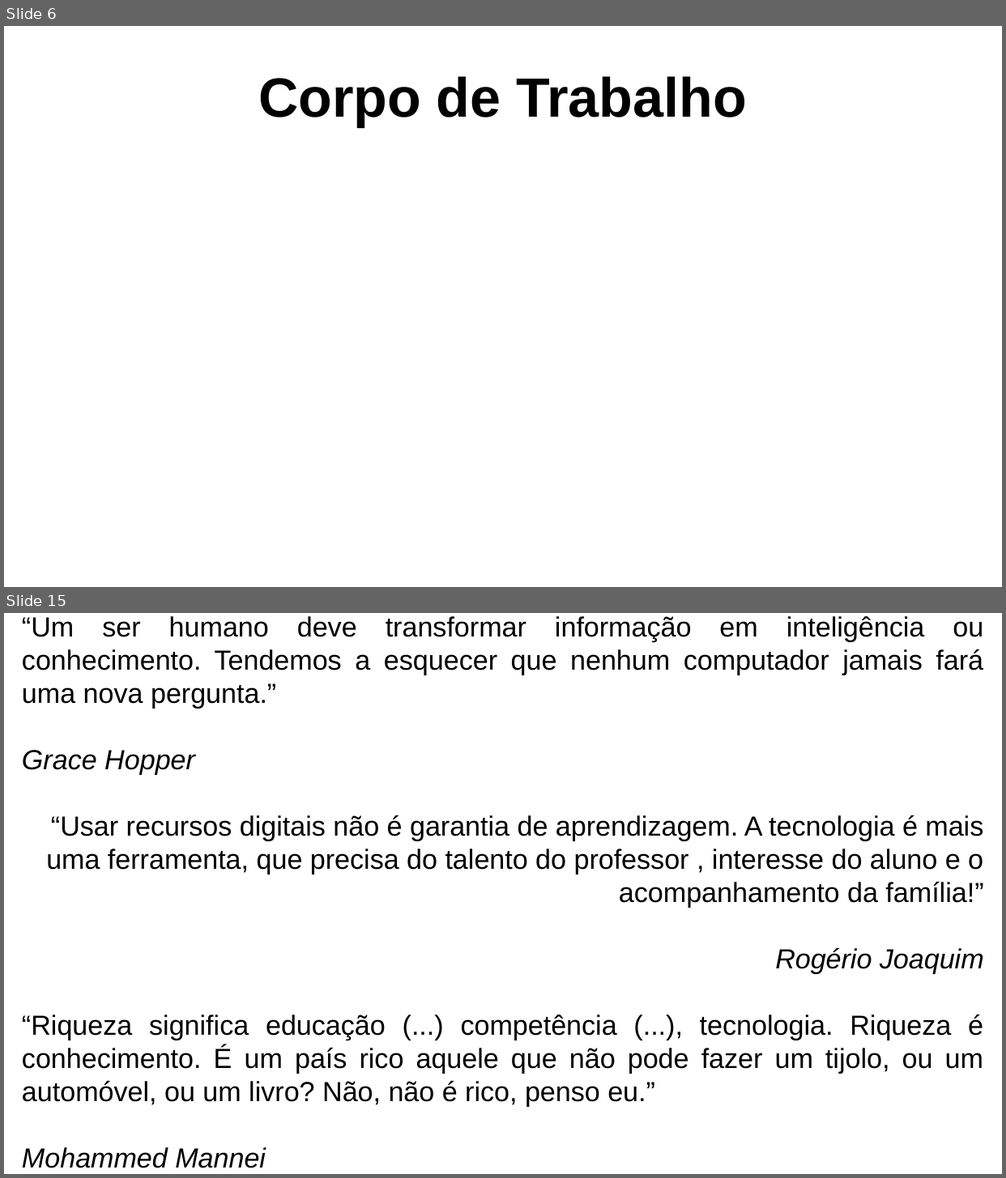
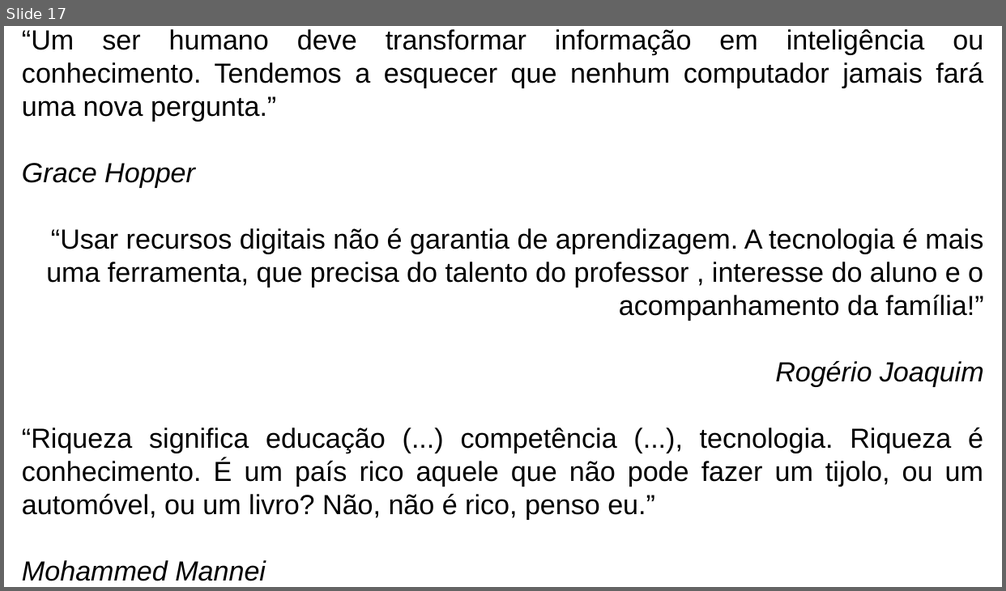
Before and after one commit to DarkCells/PySysbone, a slide deck: Apresentação_Defesa.odp. Shown one above the other, each under a label of ours: slides 6 and 15 before the commit, slide 17 after it; the slides between them are not shown. The pictures are 1006x1178 and 1006x591 pixels, drawn with LibreOffice and Linux fonts; fonts in the diff are those of the drawing. Boxes give left, top, right and bottom in pixels: in the first picture for what was removed or moved away, otherwise in the second. Text is boxed around its words. In the diff, an @@ line names an element or a change of style, - is before the commit and + after.

```diff
--- a/Apresentação_Defesa.odp
+++ b/Apresentação_Defesa.odp
@@ slide 6 removed at [4, 26, 1002, 587], background #FFFFFF @@
@@ title removed at [258, 76, 746, 127] @@
-Corpo de Trabalho
@@ what was slide 15 is now slide 17 @@
```
Also in this commit, not shown: 3 slides changed, 14 slides added, 11 other slides removed, 17 other files.
